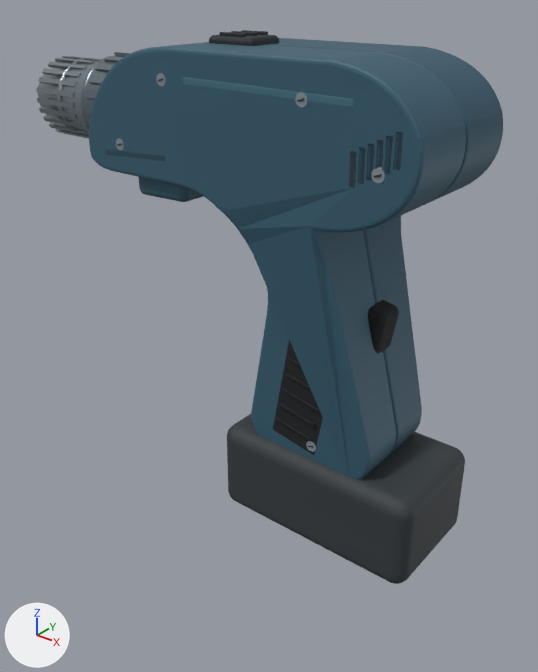
An edit to the glTF model assets/models/cordless_drill.glb, drawn before and after from the same camera.
Both versions are drawn from a 50 mm lens placed at (3.11, -3.71, 1.72), pointed at (0.1, 0.06, -0.61). Arrows for +X, +Y and +Z are at lower left; the lights stay in place. The picture after the commit comes second. Where no turn or scale is listed for an object, it has been applied to the vertices. Vertices at exactly the same position are counted once.

In view in the first picture: 'battery_shell', 'chuck_body', 'left_housing', 'right_housing', 'rubber_grip', 'speed_selector', 'torque_clutch'.
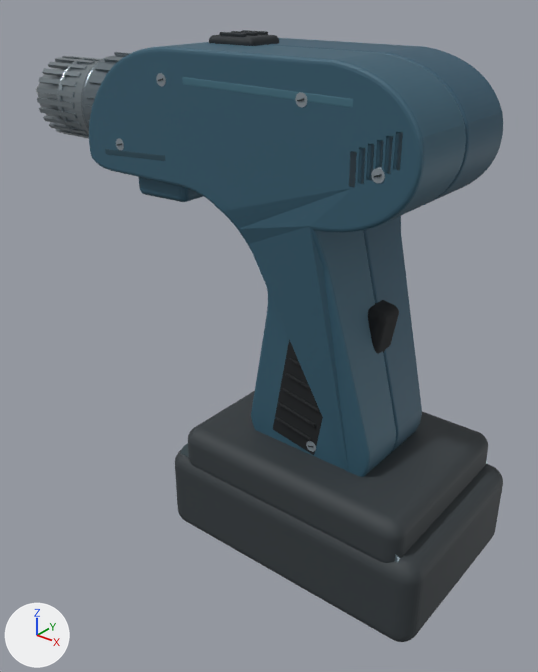
Where the change shows, as pixel boxes [x1, y1, x2, y2] in the pictures (538 x 672 px):
```json
{"object": "battery_shell", "change": "reshaped", "before": [227, 414, 465, 584], "after": [175, 391, 503, 642], "on screen": "38% wider, 47% taller"}
{"object": "battery_cells", "change": "reshaped", "after": [181, 443, 488, 563], "on screen": "not visible before"}
{"part": 1, "of": "me_mesh_15", "change": "rebuilt", "before": [227, 414, 465, 584], "after": [188, 391, 488, 563], "on screen": "26% wider"}
{"part": 2, "of": "me_mesh_15", "change": "added", "after": [175, 449, 503, 642]}
{"part": 3, "of": "me_mesh_16", "change": "added", "after": [181, 443, 189, 457], "on screen": "mostly hidden"}
```

Scene script edits in JSON lines:
```json
{"block": "me_mesh_15", "where": "# used by ob_battery_shell; location = (0.0, 0.0, 0.0)"}
{"op": "remove", "block": "me_mesh_15", "code": "me_mesh_15.from_pydata(...)  # 2392 vertices, 4740 faces; spans x 0.05..1.55, y -0.43..0.43, z -1.82..-1.07"}
{"op": "add", "block": "me_mesh_15", "code": "me_mesh_15.from_pydata(...)  # 3576 vertices, 7092 faces; spans x -0.25..1.75, y -0.68..0.68, z -2.01..-1.07"}
{"block": "me_mesh_15", "change": "me_mesh_15 part 1: the loose piece of 728 vertices spanning x 0.05..1.55, y -0.43..0.43, z -1.81..-1.15 is rebuilt with 728 vertices and now spans x -0.11..1.61, y -0.66..0.66, z -1.46..-1.12"}
{"block": "me_mesh_15", "change": "me_mesh_15 part 2: a new loose piece of 728 vertices spanning x -0.25..1.75, y -0.68..0.68, z -1.99..-1.35, in mat_impact_resistant_battery_plastic (dark grey #343b3f)"}
{"block": "me_mesh_15", "change": "other edits to the shape of me_mesh_15 do not show in these pictures"}
{"block": "me_mesh_16", "where": "# used by ob_battery_cells; location = (0.0, 0.0, 0.0)"}
{"op": "remove", "block": "me_mesh_16", "code": "me_mesh_16.from_pydata(...)  # 580 vertices, 1120 faces; spans x 0.33..1.27, y -0.26..0.26, z -1.72..-1.38"}
{"op": "add", "block": "me_mesh_16", "code": "me_mesh_16.from_pydata(...)  # 664 vertices, 1280 faces; spans x -0.17..1.61, y -0.625..0.625, z -1.95..-1.23"}
{"block": "me_mesh_16", "change": "me_mesh_16 part 3: a new loose piece of 68 vertices spanning x -0.17..0.17, y -0.625..0.625, z -1.57..-1.23, in mat_lithium_ion_cell_cans (greyish cyan #6b7d83)"}
{"block": "me_mesh_16", "change": "other edits to the shape of me_mesh_16 do not show in these pictures"}
```
